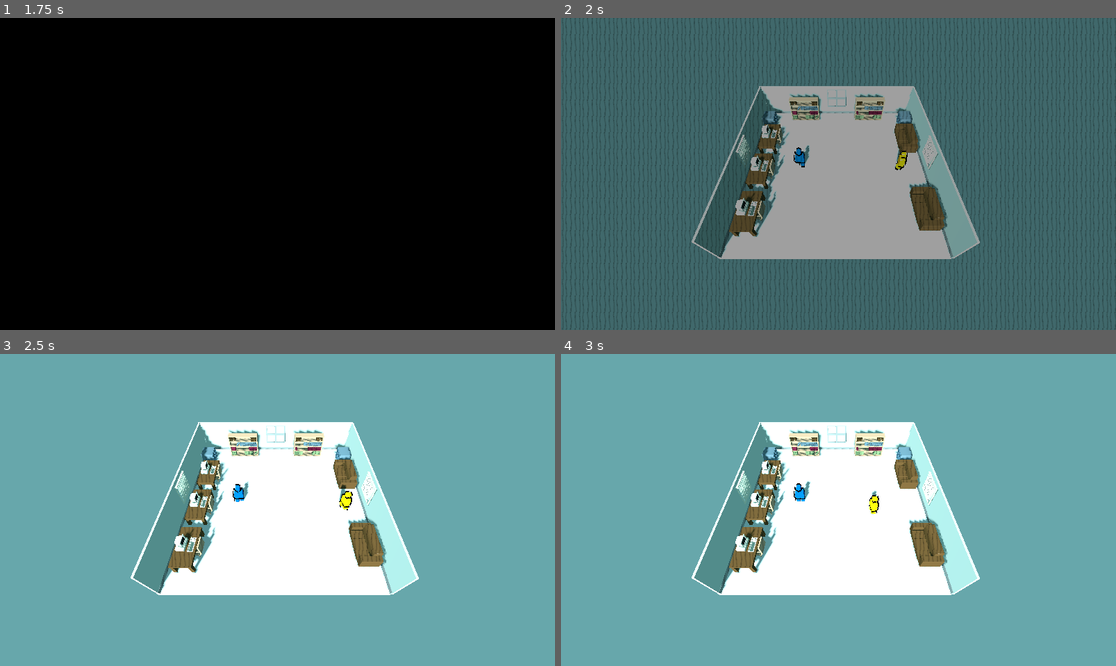
Above: before the commit, frames 1-4 (two rows, left to right).
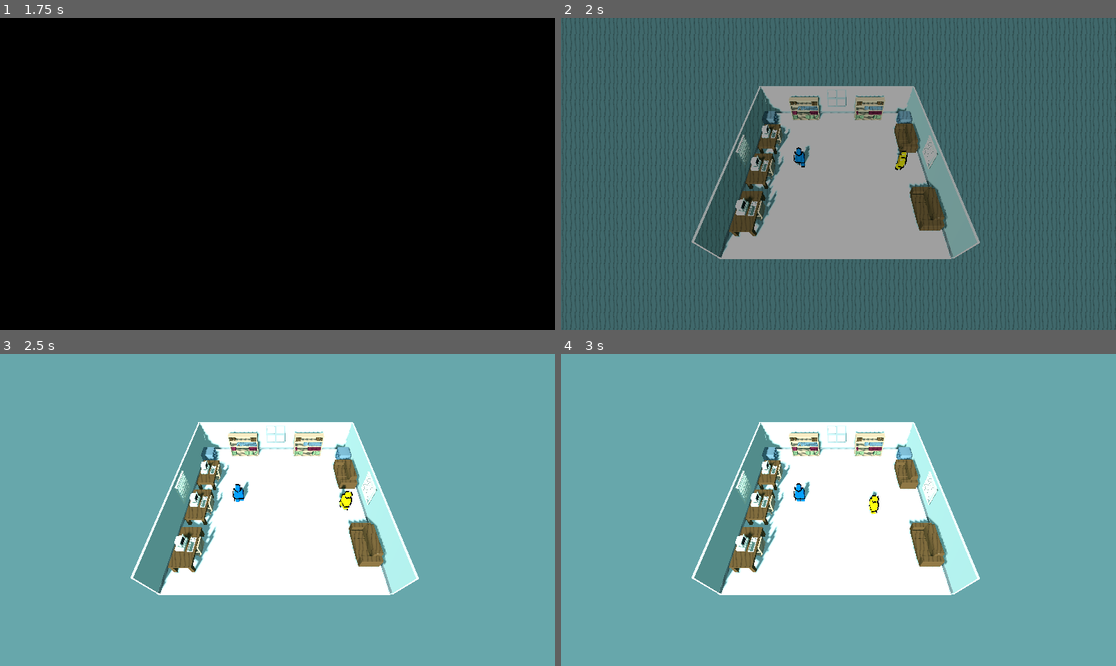
Above: after the commit, the same moments.

Repository: NewspaperTheCat/GMTK2025
Game: Godot game, scene res://Navigation/game_controller.tscn
The game is run twice, just before and just after one commit, with the same random seed, the same clock (stepped at 60 frames per second) and the same inputs.
Inputs (mouse positions are in pixels of both pictures, inside the frame that each line leads up to):
- Up to frame 1 (1.75 s): click "Play" at 0.5 s; click "1" at 1.25 s
- Up to frame 2 (2 s): no input
- Up to frame 3 (2.5 s): move the mouse to (399, 494) at 2.02 s; click (399, 494) at 2.17 s
- Up to frame 4 (3 s): move the mouse to (727, 525) at 2.77 s; click (727, 525) at 2.92 s

Frame 1 is identical in both runs. In frame 2, 0.6% of the frame differs, in the area x 28-71%, y 22-77%; in frame 3, 0.9%; in frame 4, 0.9%.

Commit message:
Various sound effects

Diff:
--- /dev/null
+++ b/Audio/SFX/AudioStream.tscn
@@ -0,0 +1,8 @@
+[gd_scene load_steps=2 format=3 uid="uid://6aewue1ciok0"]
+
+[ext_resource type="Script" uid="uid://doc3o1jh4s0ee" path="res://Audio/SFX/audio_stream_3d.gd" id="1_kc87b"]
+
+[node name="AudioStream3d" type="AudioStreamPlayer"]
+script = ExtResource("1_kc87b")
+
+[connection signal="finished" from="." to="." method="_on_finished"]
--- a/Audio/SFX/audio_stream_3d.gd
+++ b/Audio/SFX/audio_stream_3d.gd
@@ -1,4 +1,4 @@
-extends AudioStreamPlayer3D
+extends Node
 
 func _on_finished() -> void:
 	queue_free()
--- a/Elements/camera_rig.tscn
+++ b/Elements/camera_rig.tscn
@@ -30,6 +30,6 @@
 [node name="Camera3D" type="Camera3D" parent="PathFollow"]
 transform = Transform3D(1, 0, 0, 0, 0.604611, 0.796546, 0, -0.796548, 0.604613, 0, 0, 0)
 environment = SubResource("Environment_c3s8v")
-near = 0.2
+near = 1.0
 
 [node name="AudioListener3D" type="AudioListener3D" parent="PathFollow/Camera3D"]
--- a/Elements/grimblo.gd
+++ b/Elements/grimblo.gd
@@ -21,6 +21,7 @@
 
 enum alignment { ACTIVE, PASSIVE, ENEMY, TARGET }
 
+var pitch: float
 signal done_speaking
 
 func _ready() -> void:
@@ -28,6 +29,8 @@
 	set_color()
 
 	Global.level.timescale_changed.connect(_update_animation_speed)
+
+	pitch = randf_range(.8, 2);
 
 func _update_animation_speed(timescale) -> void:
 	animation_player.speed_scale = 2.0 * timescale
@@ -72,6 +75,7 @@
 			pointer.visible = false
 			Global.level.sim_timescale = 1
 			Global.level.current_game_state = Global.level.game_state.DEFAULT
+			Global.audio_controller.generate_sfx_3d(self, Global.audio_controller.tom_tom_hit_array, 24, .6, 1.8)
 		else:
 			look_at(position + Vector3(launchVector.x, 0, launchVector.y))
 
@@ -84,16 +88,14 @@
 	label.visible = true
 
 	for i in range(message.length()):
-		label.text = label.text + message[i]
+		var letter = message[i]
+		label.text = label.text + letter
 
-		if message[i] in "aeiouAEIOU":
-			var beep = Global.AUDIO_STREAM_3D.instantiate()
-			beep.pitch_scale = randf_range(.8, 1.2)
-			beep.stream = Global.beep_speech_array.pick_random()
-			add_child(beep)
-			beep.play()
+		if letter.to_upper() == letter or letter in "aeiou!?:":
+			var beep = Global.audio_controller.generate_sfx_3d(self, Global.audio_controller.beep_speech_array, 6, pitch)
 
-		await get_tree().create_timer(letter_speed).timeout
+		var real_speed = letter_speed if letter not in " .,!?;:" else letter_speed * 1.25
+		await get_tree().create_timer(real_speed).timeout
 	#add a buffer time after the message is done being written
 	await get_tree().create_timer(.4).timeout
 
--- a/Elements/player.gd
+++ b/Elements/player.gd
@@ -44,6 +44,7 @@
 	add_child(newPointer)
 	newPointer.global_position = newPoint
 	pointVisuals.append(newPointer)
+	Global.audio_controller.generate_sfx_3d(newPointer, Global.audio_controller.synth_pop_array, -15, .7, 1.5)
 
 func get_mouse_coord() -> Vector3:
 	var viewport = get_viewport()
@@ -116,20 +117,20 @@
 	Global.camera_rig.view_interaction(secret_holder.position, chosen_recipient.position)
 	await Global.camera_rig.finished_moving
 
-	var openers = ["Keep quiet about this", "Between you and me", "Don't tell anyone"]
+	var openers = ["Keep quiet about this", "Between you and me", "Don't tell anyone", "On the down low", "Psst, hey", "Codeword: Grimblo"]
 	var dialogue: Array[String]
 	var result: int # 0 = pass ; 1 = win ; 2 = lose
 
 	if holds_opp:
 		result = 2
-		var enemy_responses := ["You don't say >:)", "The world needs to know this"]
+		var enemy_responses := ["You don't say >:)", "The world needs to know", "I'm a bit of a blabbermouth", "You're so busted"]
 		dialogue = [openers.pick_random(), enemy_responses.pick_random(), "uh oh...", "HEY EVERYONE!!"]
 	elif to_win:
 		result = 1
 		dialogue = ["A little birdy told me...", "!!!!!"]
 	else:
 		result = 0
-		var neutral_responses = ["Safe with me", "Not a word", "Lips are sealed"]
+		var neutral_responses = ["Safe with me", "Not a word", "Lips are sealed", "Aye aye, captain", "Roger that", "Silent as the night"]
 		dialogue = [openers.pick_random(), neutral_responses.pick_random()]
 
 	await play_dialogue(secret_holder, chosen_recipient, dialogue)
--- a/Navigation/game_controller.gd
+++ b/Navigation/game_controller.gd
@@ -8,6 +8,10 @@
 func _ready() -> void:
 	Global.game_controller = self
 	current_scene = $World/Title
+
+func _input(event: InputEvent) -> void:
+	if event is InputEventMouseButton and event.is_pressed():
+		Global.audio_controller.generate_sfx_universal(Global.audio_controller.mouse_click_array, -12, .5, 1.5)
 
 func change_scene(
 	new_scene: String,
--- a/Navigation/game_controller.tscn
+++ b/Navigation/game_controller.tscn
@@ -1,10 +1,11 @@
-[gd_scene load_steps=6 format=3 uid="uid://cid6qokd0pwe3"]
+[gd_scene load_steps=7 format=3 uid="uid://cid6qokd0pwe3"]
 
 [ext_resource type="Script" uid="uid://b0cnpk0ymgsu6" path="res://Navigation/game_controller.gd" id="1_3iy47"]
 [ext_resource type="PackedScene" uid="uid://gct2ttl1x15w" path="res://Navigation/title.tscn" id="2_alenl"]
 [ext_resource type="PackedScene" uid="uid://dhkf2waclclh" path="res://Navigation/transition_controller.tscn" id="3_alenl"]
 [ext_resource type="PackedScene" uid="uid://53o2s6enb05h" path="res://shader_layer.tscn" id="4_bqgkb"]
 [ext_resource type="AudioStream" uid="uid://dj5l0o0fcbsyp" path="res://Audio/InTheLoopTheme.wav" id="5_cp2b6"]
+[ext_resource type="Script" uid="uid://dcersbxet1mqd" path="res://audio_controller.gd" id="6_osaii"]
 
 [node name="GameController" type="Control"]
 layout_mode = 3
@@ -31,7 +32,8 @@
 
 [node name="ShaderLayer" parent="." instance=ExtResource("4_bqgkb")]
 
-[node name="AudioStreamPlayer" type="AudioStreamPlayer" parent="."]
+[node name="AudioController" type="AudioStreamPlayer" parent="."]
 stream = ExtResource("5_cp2b6")
-volume_db = -6.0
+volume_db = -8.0
 autoplay = true
+script = ExtResource("6_osaii")
--- a/Navigation/transition_controller.gd
+++ b/Navigation/transition_controller.gd
@@ -7,5 +7,6 @@
 func transition(animation: String, seconds: float = .4):
 	animation_player.play(animation, -1.0, 1 / seconds)
 	if "Out" in animation:
+		Global.audio_controller.generate_sfx_universal(Global.audio_controller.woosh_array)
 		audio_stream_player.pitch_scale = randf_range(.7, 1.3)
 		audio_stream_player.play()
--- /dev/null
+++ b/audio_controller.gd
@@ -0,0 +1,51 @@
+class_name AudioController extends AudioStreamPlayer
+
+
+const AUDIO_STREAM_3D = preload("res://Audio/SFX/AudioStream3D.tscn")
+const AUDIO_STREAM = preload("res://Audio/SFX/AudioStream.tscn")
+
+var beep_speech_folder_path = "res://Audio/SFX/BeepSpeech/"
+var beep_speech_array : Array[AudioStream] = []
+
+var mouse_click_folder_path = "res://Audio/SFX/MouseClick/"
+var mouse_click_array : Array[AudioStream] = []
+
+const TRANSITION_WOOSH = preload("res://Audio/SFX/TransitionWoosh.wav")
+var woosh_array = [TRANSITION_WOOSH]
+
+const TOM_TOM_HIT = preload("res://Audio/SFX/TomTomHit.wav")
+var tom_tom_hit_array = [TOM_TOM_HIT]
+
+var synth_pop_folder_path = "res://Audio/SFX/SynthPops/"
+var synth_pop_array = []
+
+func _ready() -> void:
+	Global.audio_controller = self
+
+	read_folder_to_array(beep_speech_folder_path, beep_speech_array)
+	read_folder_to_array(mouse_click_folder_path, mouse_click_array)
+	read_folder_to_array(synth_pop_folder_path, synth_pop_array)
+
+func read_folder_to_array(folder: String, array: Array):
+	# Fill beep_speech_array
+	var dir := DirAccess.open(folder)
+	var file_names := dir.get_files()
+	for file_name in file_names:
+		if file_name.right(7) != ".import":
+			array.append(load(folder + file_name))
+
+func generate_sfx_3d(source: Node3D, sfx_array: Array, gain: float = 0, pitch_min: float = 1, pitch_max: float = pitch_min):
+	var audio : AudioStreamPlayer3D = AUDIO_STREAM_3D.instantiate()
+	audio.pitch_scale = randf_range(pitch_min, pitch_max)
+	audio.volume_db = gain
+	audio.stream = sfx_array.pick_random()
+	source.add_child(audio)
+	audio.play()
+
+func generate_sfx_universal(sfx_array: Array, gain: float = 0, pitch_min: float = 1, pitch_max: float = pitch_min):
+	var audio : AudioStreamPlayer = AUDIO_STREAM.instantiate()
+	audio.pitch_scale = randf_range(pitch_min, pitch_max)
+	audio.volume_db = gain
+	audio.stream = sfx_array.pick_random()
+	add_child(audio)
+	audio.play()
--- a/global.gd
+++ b/global.gd
@@ -3,21 +3,9 @@
 var level : Level
 var game_controller : GameController
 var camera_rig : CameraRig
+var audio_controller : AudioController
 
 var level_progress : int = 0:
 	set(value):
 		if value > level_progress:
 			level_progress = value
-
-const AUDIO_STREAM_3D = preload("res://Audio/SFX/AudioStream3D.tscn")
-
-var beep_speech_folder_path = "res://Audio/SFX/BeepSpeech/"
-var beep_speech_array : Array[AudioStream] = []
-
-func _ready() -> void:
-	# Fill beep_speech_array
-	var dir := DirAccess.open(beep_speech_folder_path)
-	var file_names := dir.get_files()
-	for file_name in file_names:
-		if file_name.right(7) != ".import":
-			beep_speech_array.append(load(beep_speech_folder_path + file_name))
Not shown, added: Audio/SFX/MouseClick/MouseClick-01.wav.import
Not shown, added: Audio/SFX/MouseClick/MouseClick-02.wav.import
Not shown, added: Audio/SFX/SynthPops/SynthPop-01.wav.import
Not shown, added: Audio/SFX/SynthPops/SynthPop-02.wav.import
Not shown, added: Audio/SFX/SynthPops/SynthPop-03.wav.import
Not shown, added: Audio/SFX/SynthPops/SynthPop-04.wav.import
Not shown, added: Audio/SFX/SynthPops/SynthPop-05.wav.import
Not shown, added: Audio/SFX/SynthPops/SynthPop-06.wav.import
Not shown, added: Audio/SFX/SynthPops/SynthPop-07.wav.import
Not shown, added: Audio/SFX/SynthPops/SynthPop-08.wav.import
Not shown, added: Audio/SFX/SynthPops/SynthPop-09.wav.import
Not shown, added: Audio/SFX/SynthPops/SynthPop-10.wav.import
(and 17 more such lines)
